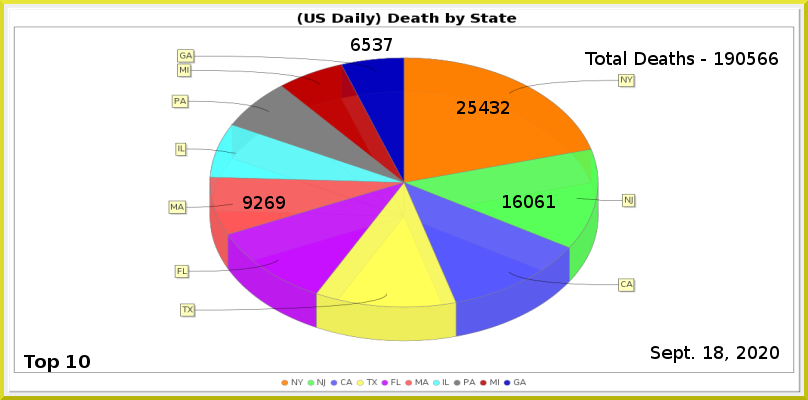
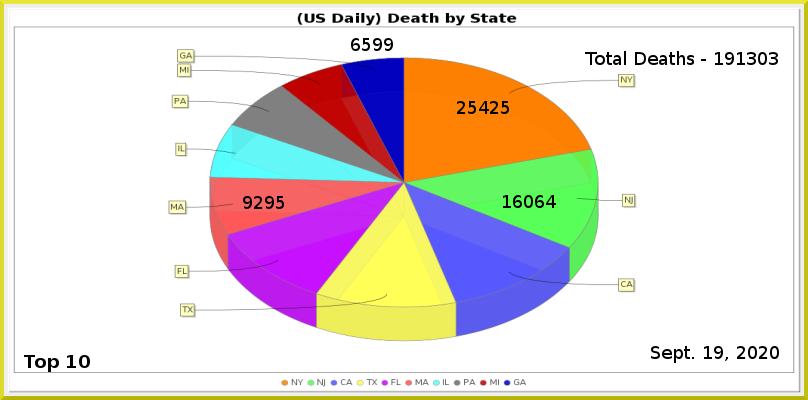
Two versions of the same layered image (808x400). Layer-by-layer changes:
painted on "Least" over box(373, 38, 393, 51)
painted on "MA" over box(265, 196, 285, 209)
painted on "NJ" over box(546, 195, 556, 208)
painted on "NY" over box(490, 101, 510, 114)
renamed "Total Deaths - 190566" to "Total Deaths - 191303", painted on it over box(736, 52, 778, 65)
painted on "Current Date" over box(714, 346, 723, 359)
